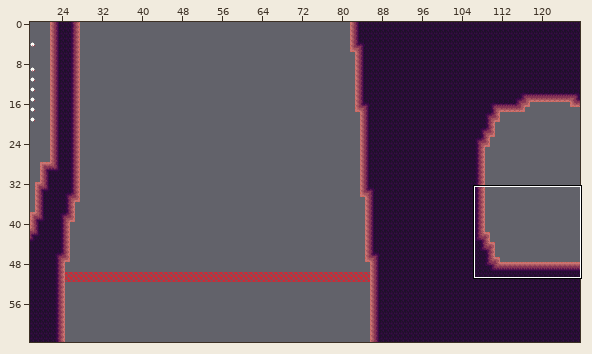
A Tiled map (JSON) gets an edit: assets/world/room/dirt3.json. The first picture is a wide view before the edit; the outline marks the close-up.
Close-up. Old version:
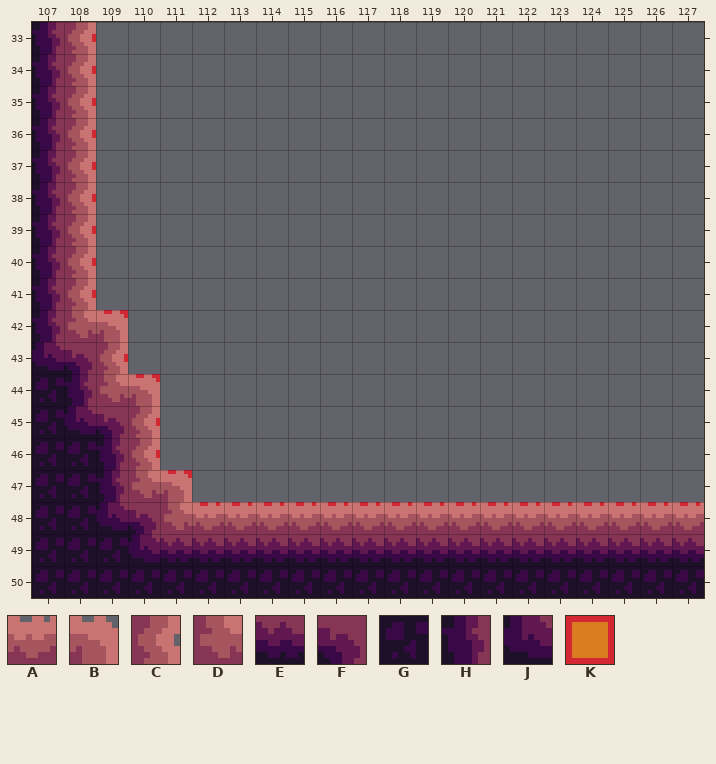
Cells are 8x8 px. Shown: x 107..127, y 33..50. The commit also changed other parts of the map, which this record leaves out.
Key: from "dirt": A 1, B 2, C 15, D 16, E 50, F 51, G 63, H 64, J 73; from "tools": K 1 "ground".
_ is an empty cell, # one hidden under a higher layer.
Layers that did not change in this view are not listed.
Layer "draft" before, first column x 107:
33 #K___________________
34 #K___________________
35 #K___________________
36 #K___________________
37 #K___________________
38 #K___________________
39 #K___________________
40 #K___________________
41 #K___________________
42 ##K__________________
43 ##K__________________
44 ###K_________________
45 ###K_________________
46 ###K_________________
47 ####K________________
48 #####KKKKKKKKKKKKKKKK
49 #####################
50 #####################
Layer "map" before, first column x 107:
33 HC___________________
34 HC___________________
35 HC___________________
36 HC___________________
37 HC___________________
38 HC___________________
39 HC___________________
40 HC___________________
41 HC___________________
42 HDB__________________
43 JFC__________________
44 GHDB_________________
45 GJFC_________________
46 GGHC_________________
47 GGHDB________________
48 GGJFDAAAAAAAAAAAAAAAA
49 GGGJEEEEEEEEEEEEEEEEE
50 GGGGGGGGGGGGGGGGGGGGG
The result:
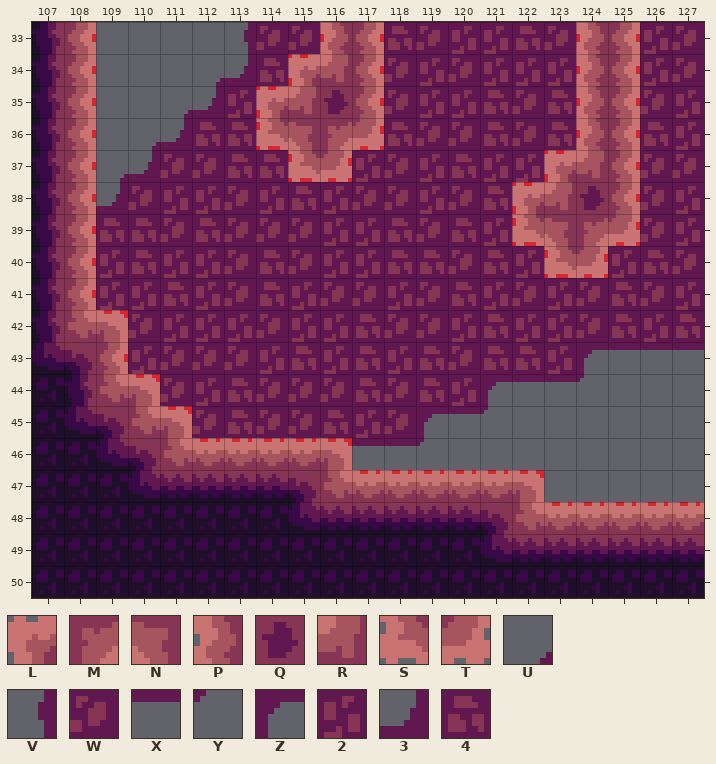
Further tiles: from "dirt": L 0, M 3, N 4, P 13, Q 14, R 17, S 26, T 28; from "dirt_bg_decal": U 0, V 13, W 14, X 27, Y 28, Z 39, 2 41, 3 53, 4 54.
Diff:
Changed rows in their new state; . is an unchanged cell.
Layer "bg":
first column x 109:
33 ....VWW..4W224W..2W
34 ...U34...W2W222..2W
35 ..U32....W224W4..W2
36 .U344....4WW4W4..42
37 U3WW44..2W2422...WW
38 3W22W242WW2W4....W2
39 44W4WWW224W42....W2
40 2422W4W2244W42..24W
41 2242W42WW2W42W2W4W2
42 .W222W224WW2422W424
43 .2WWW242424W442ZXXX
44 ..W24WWW4W42ZXXY...
45 ...W4WW42WZXY......
46 ........XXY........
Layer "draft":
first column x 114:
33 ..KK......KK
34 .K.K......KK
35 K..K......KK
36 K..K......KK
37 .KK......K.K
38 ........K..K
39 ........K..K
40 .........KK.
first column x 111:
45 K...........
46 .KKKKK......
47 ......KKKKKK
Layer "map":
first column x 114:
33 ..PC......PC
34 .LRC......PC
35 LRQC......PC
36 SNMT......PC
37 .ST......LRC
38 ........LRQC
39 ........SNMT
40 .........ST.
first column x 109:
45 .DB...........
46 JFDAAAAB......
47 GJEEEEFDAAAAAB
48 GGGGGGJEEEEEFD
49 .GGGGGGGGGGGJ.
Changed places in both close-ups, as pixel boxes (x1, y1, x2, y2):
changed: (96, 22, 704, 562)
